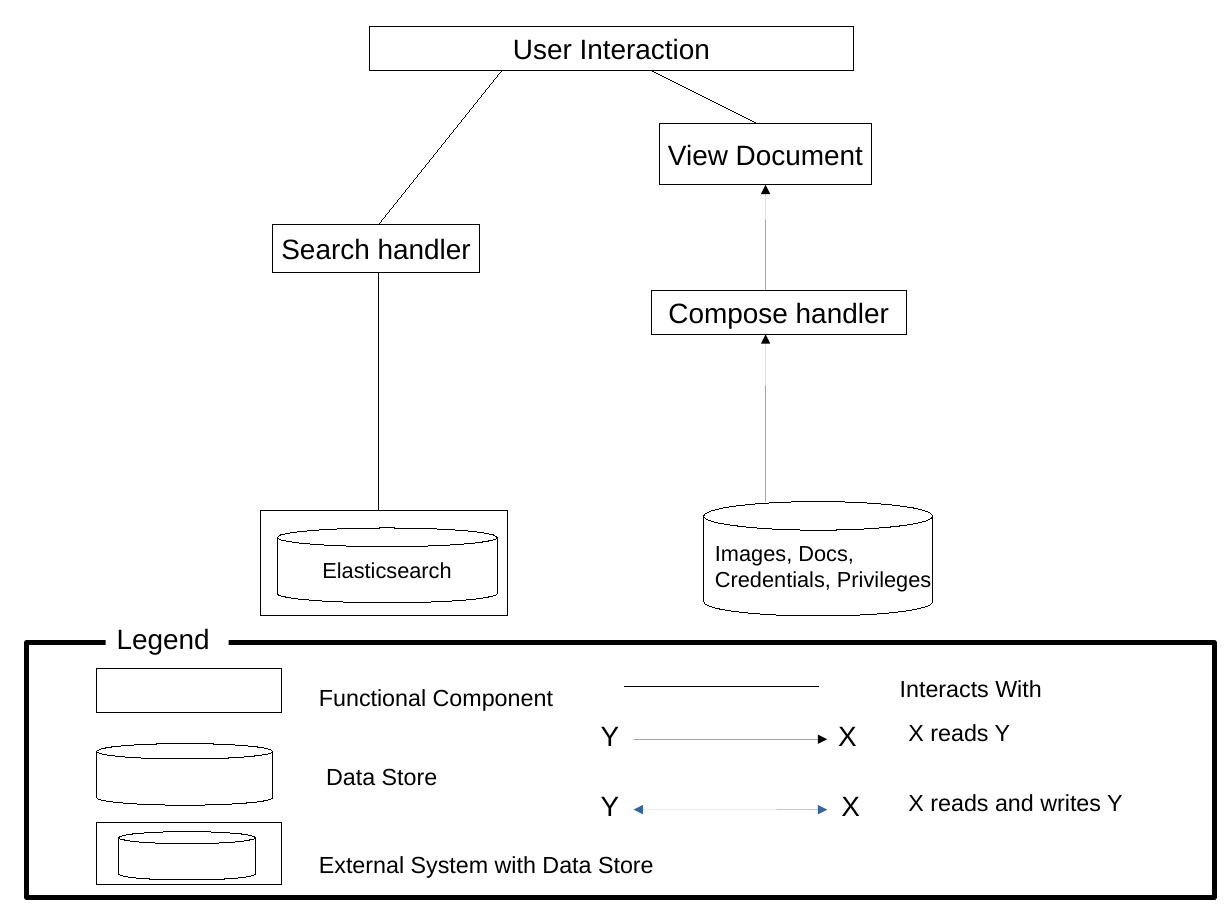
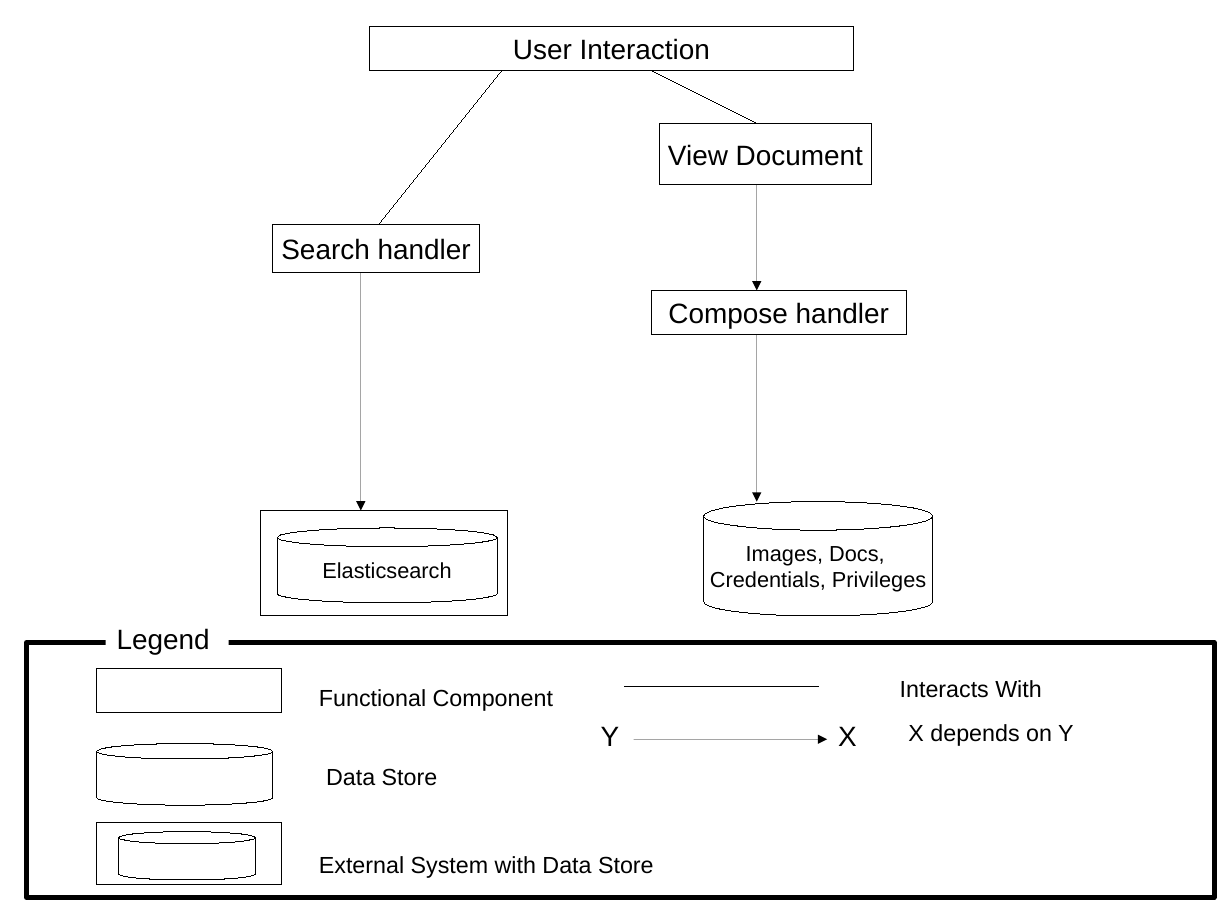
Before and after one commit to rst0git/LACR-Demo, a slide deck: slide 1 of coursework/Diagrams/Architectural-Diagrams/Patterns/Architectual-Diagram-Search.odp. Drawn at 1232x924 pixels with LibreOffice and Linux fonts; fonts in the diff are those of the drawing. Boxes give left, top, right and bottom in pixels: in the first picture for what was removed or moved away, otherwise in the second. Text is boxed around its words. In the diff, an @@ line names an element or a change of style, - is before the commit and + after.

```diff
--- a/coursework/Diagrams/Architectural-Diagrams/Patterns/Architectual-Diagram-Search.odp
+++ b/coursework/Diagrams/Architectural-Diagrams/Patterns/Architectual-Diagram-Search.odp
@@ arrow moved from (766, 291) - (766, 184) to (757, 184) - (757, 291) @@
@@ line moved from (379, 273) - (379, 511) to (361, 273) - (361, 511) @@
@@ line (361, 273) - (361, 511): line to arrow @@
@@ arrow moved from (766, 502) - (766, 334) to (757, 334) - (757, 502) @@
@@ cylinder "Images, Docs," at (704, 502, 934, 616): alignment left to centre @@
@@ text at (908, 724, 1074, 746): text changed @@
-X reads Y
+X depends on Y
@@ text removed at (601, 796, 620, 816) @@
-Y
@@ double arrow removed from (634, 809) to (827, 809) @@
@@ text removed at (841, 796, 860, 816) @@
-X
@@ text removed at (908, 794, 1123, 812) @@
-X reads and writes Y
```
Also in this commit, not shown: 5 other files.
